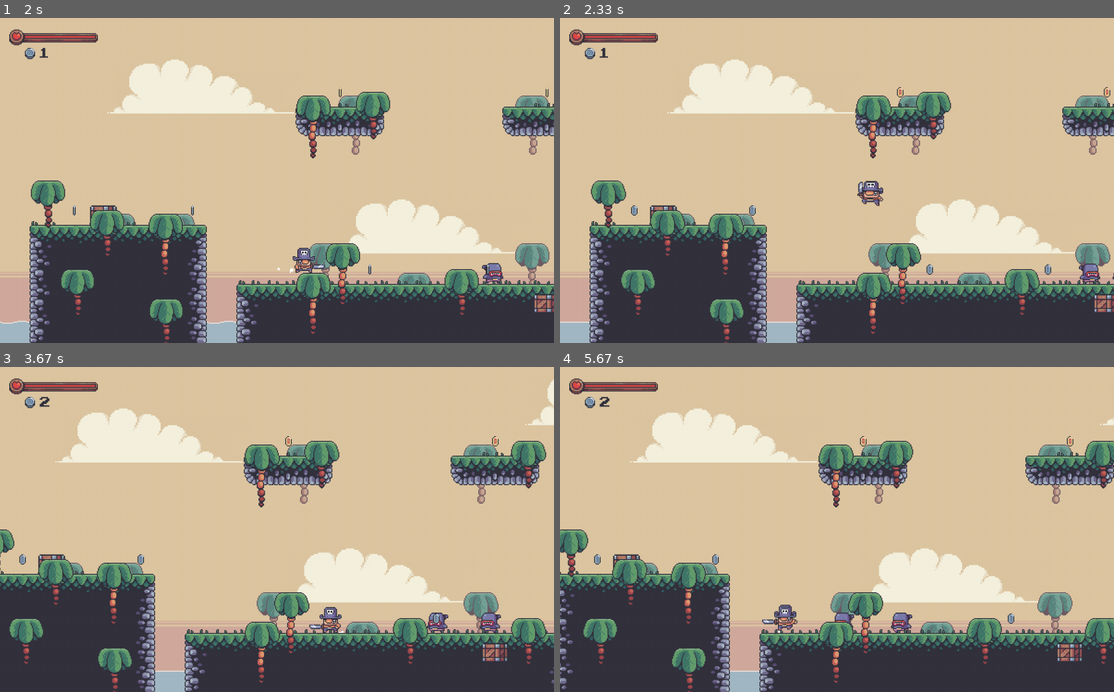
Above: before the commit, frames 1-4 (two rows, left to right).
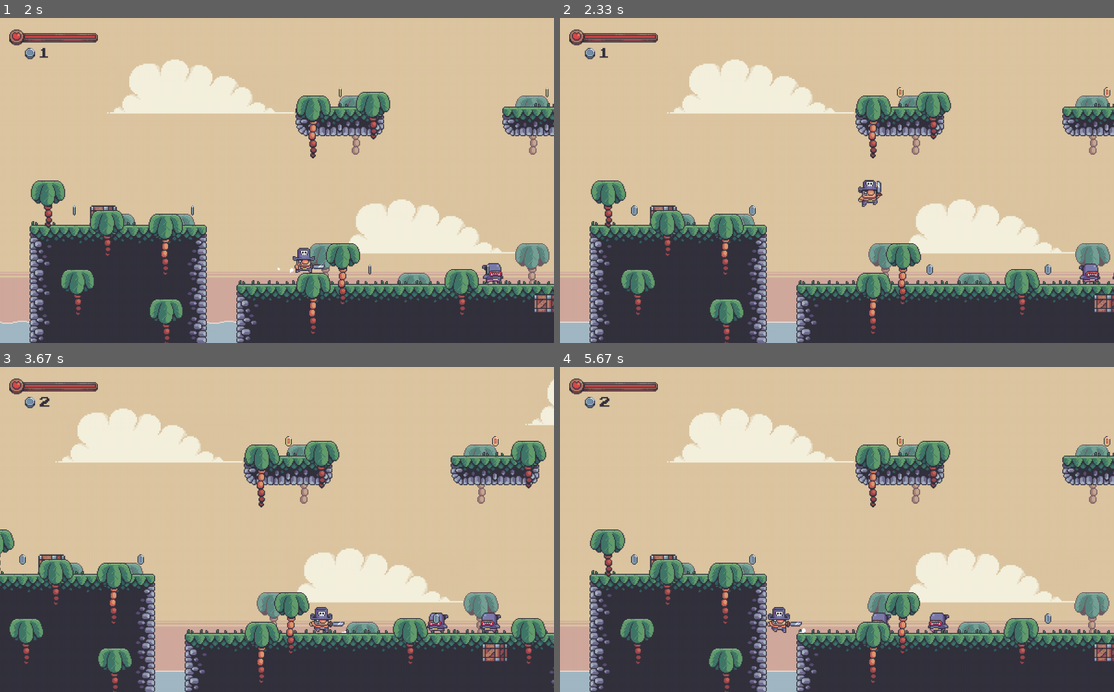
Above: after the commit, the same moments.

Repository: Zain-Khoso/pygame-mario
Game: pygame game, started from code/main.py
The game is run twice, just before and just after one commit, with the same random seed, the same clock (stepped at 60 frames per second) and the same inputs.
Inputs:
- Up to frame 1 (2 s): tap Space at 0.33, 1.23, 1.53, 1.73 s; hold Right 0.67-1.13 s; hold Right 1.17-1.63 s; hold Right from 1.67 s (still down)
- Up to frame 2 (2.33 s): tap Space at 2.03, 2.3 s; release Right at 2.2 s; hold Left from 2.23 s (still down)
- Up to frame 3 (3.67 s): tap Space at 2.6, 2.73, 3.03, 3.4 s; release Left at 2.63 s; hold Right 2.67-3.3 s; hold Left from 3.33 s (still down)
- Up to frame 4 (5.67 s): tap Space at 3.7, 3.9, 4.2, 4.4, 4.7, 4.9, 5.2, 5.47 s; release Left at 3.8 s; hold Left 3.83-4.3 s; hold Right 4.33-4.8 s; hold Left 4.83-5.37 s; hold Left from 5.4 s (still down)

Frame 1 is identical in both runs. In frame 2, 0.2% of the frame differs, in the area x 53-59%, y 49-59%; in frame 3, 0.3%; in frame 4, 26%, in the area x 0-100%, y 12-100%.

Commit message:
update: player damage collisions

Diff:
--- a/code/level.py
+++ b/code/level.py
@@ -13,12 +13,15 @@
 
 
 class Level:
-    def __init__(self, current_level, surface, create_overworld, add_coins):
+    def __init__(
+        self, current_level, surface, create_overworld, add_coins, change_health
+    ):
         # Setup
         self.display_surface = surface
         self.create_overworld = create_overworld
         self.current_level = current_level
         self.add_coins = add_coins
+        self.change_health = change_health
 
         self.level_data = levels[self.current_level]
         self.level_unlock = self.level_data["unlock"]
@@ -118,6 +121,8 @@
                 self.player.sprite.jump()
                 self.explosions.add(ParticleEffect(enemy.rect.center, "explosion"))
                 enemy.kill()
+            else:
+                self.player.sprite.get_damage()
 
     def create_player(self):
         data = import_csv_data(self.level_data["player"])
@@ -129,7 +134,10 @@
 
                 if col == "0":
                     player = Player(
-                        (x_pos, y_pos), self.display_surface, self.create_jump_particles
+                        (x_pos, y_pos),
+                        self.display_surface,
+                        self.create_jump_particles,
+                        self.change_health,
                     )
                     self.player.add(player)
 
--- a/code/main.py
+++ b/code/main.py
@@ -28,11 +28,20 @@
         self.status = "overworld"
 
     def create_level(self, current_level):
-        self.level = Level(current_level, screen, self.create_overworld, self.add_coins)
+        self.level = Level(
+            current_level,
+            screen,
+            self.create_overworld,
+            self.add_coins,
+            self.change_health,
+        )
         self.status = "level"
 
     def add_coins(self, amount):
         self.coins += amount
+
+    def change_health(self, amount):
+        self.current_health += amount
 
     def run(self):
         if self.status == "overworld":
--- a/code/player.py
+++ b/code/player.py
@@ -1,12 +1,14 @@
 # Imports
 import pygame
+from math import sin
 from support import import_folder
 
 
 class Player(pygame.sprite.Sprite):
-    def __init__(self, pos, surface, create_jump_particles):
+    def __init__(self, pos, surface, create_jump_particles, change_health):
         super().__init__()
         self.display_surface = surface
+        self.change_health = change_health
 
         # Loading assets.
         self.animations_dir = "graphics/character/"
@@ -38,6 +40,10 @@
         self.on_right = False
         self.on_left = False
 
+        self.invincible = False
+        self.invincibility_duration = 3000
+        self.invincibility_time = 0
+
     def import_character_assets(self):
         for animation in self.animations.keys():
             full_path = self.animations_dir + animation
@@ -52,9 +58,15 @@
             self.frame = 0
 
         image = animation[int(self.frame)]
-        self.image = (
-            image if self.facing_right else pygame.transform.flip(image, True, False)
-        )
+        if self.facing_right:
+            self.image = image
+        else:
+            pygame.transform.flip(image, True, False)
+
+        if self.invincible:
+            self.image.set_alpha(self.wave_value())
+        else:
+            self.image.set_alpha(255)
 
         if self.on_ground and self.on_right:
             self.rect = self.image.get_rect(bottomright=self.rect.bottomright)
@@ -123,8 +135,31 @@
     def jump(self):
         self.direction.y = self.jump_power
 
+    def get_damage(self):
+        if not self.invincible:
+            self.change_health(-15)
+            self.invincible = True
+            self.invincibility_time = pygame.time.get_ticks()
+
+    def invincibility_timer(self):
+        if not self.invincible:
+            return
+
+        current_time = pygame.time.get_ticks()
+
+        if (current_time - self.invincibility_time) < self.invincibility_duration:
+            return
+
+        self.invincible = False
+
+    def wave_value(self):
+        value = sin(pygame.time.get_ticks())
+
+        return 255 if value >= 0 else 0
+
     def update(self):
         self.get_input()
         self.get_status()
         self.animate()
         self.animate_particles()
+        self.invincibility_timer()
